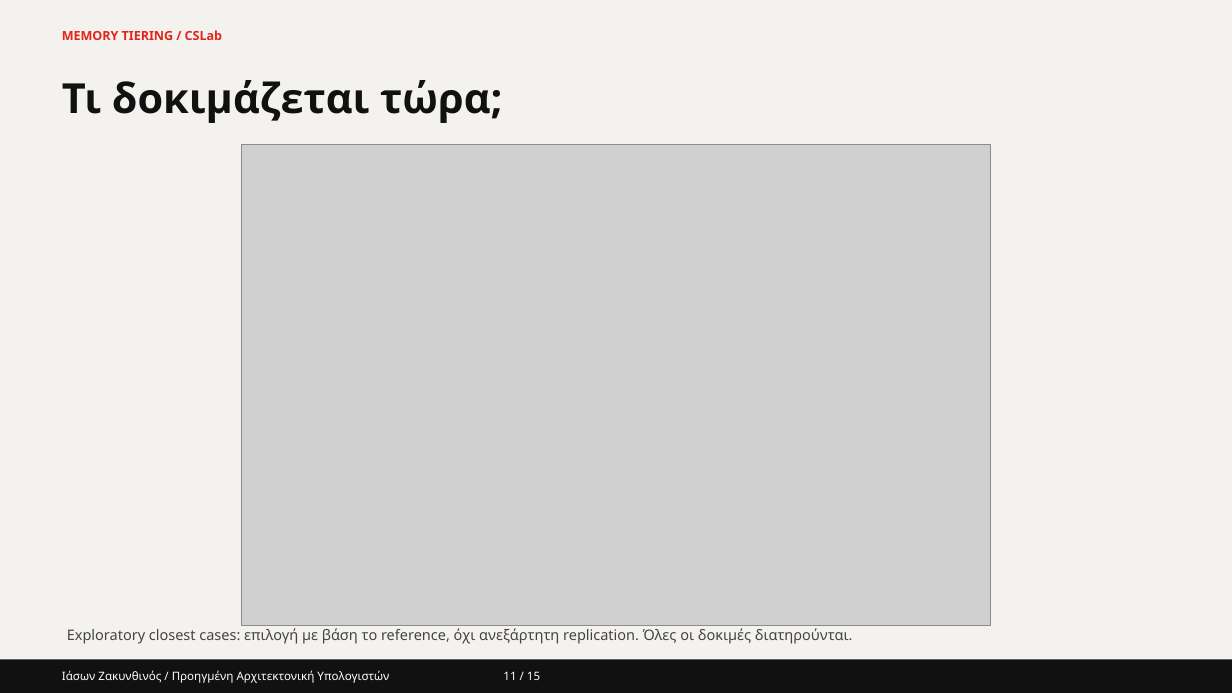
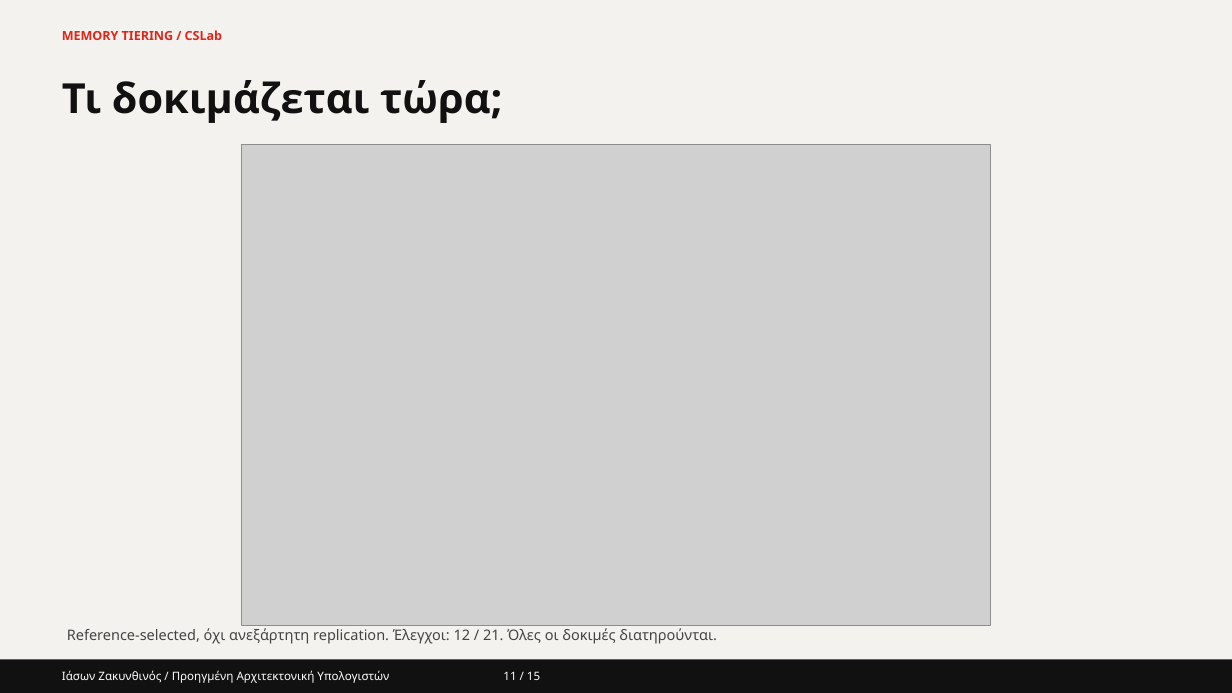
Before and after one commit to Zajason/memory_tiering, a slide deck: slide 11 of presentation/CSLab_Memory_Tiering_Current.pptx. Drawn at 1232x693 pixels with LibreOffice and Linux fonts; fonts in the diff are those of the drawing; grey boxes stand for pictures. Boxes give left, top, right and bottom in pixels: in the first picture for what was removed or moved away, otherwise in the second. Text is boxed around its words. In the diff, an @@ line names an element or a change of style, - is before the commit and + after.

```diff
--- a/presentation/CSLab_Memory_Tiering_Current.pptx
+++ b/presentation/CSLab_Memory_Tiering_Current.pptx
@@ text at [67, 628, 717, 644]: text changed @@
-Exploratory closest cases: επιλογή με βάση το reference, όχι ανεξάρτητη replication. Όλες οι δοκιμές διατηρούνται.
+Reference-selected, όχι ανεξάρτητη replication. Έλεγχοι: 12 / 21. Όλες οι δοκιμές διατηρούνται.
```
Also in this commit, not shown: 15 other files.
